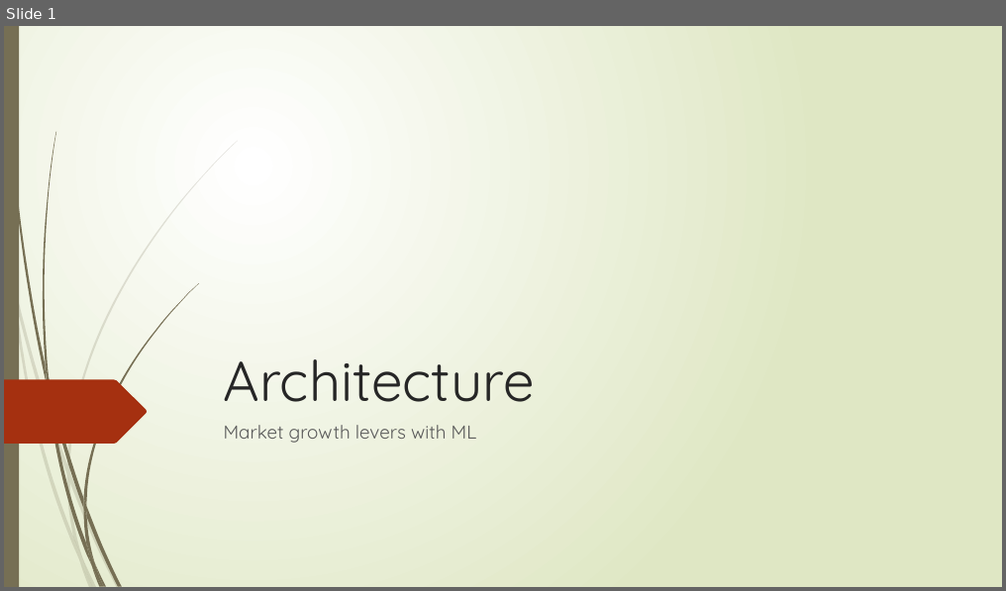
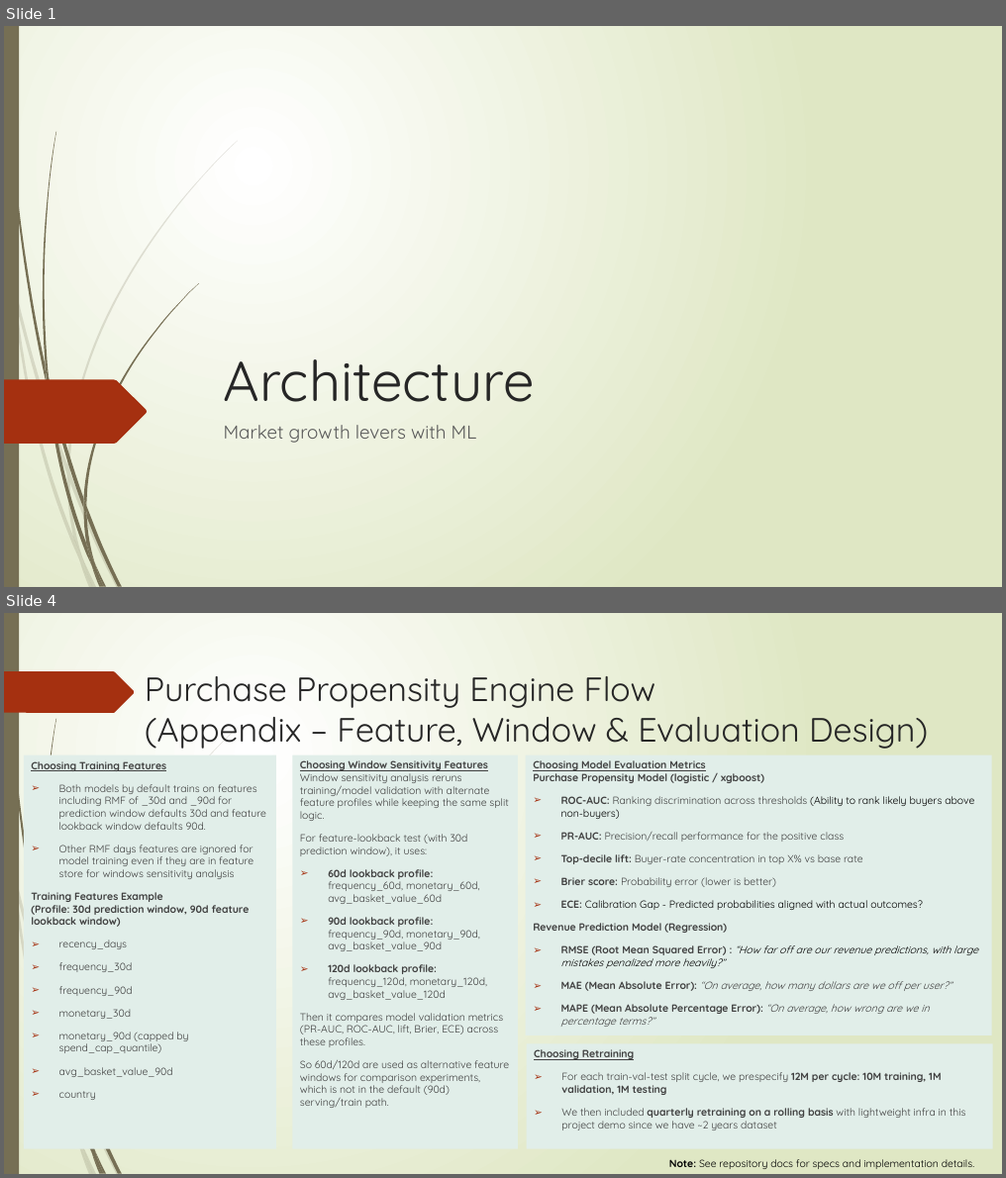
Before and after one commit to Phrey001/mle-marketplace-growth, a slide deck: docs/architecture.pptx. Shown one above the other, each under a label of ours: slide 1 before the commit, slides 1 and 4 after it; the slides between them are not shown. The pictures are 1006x591 and 1006x1178 pixels, drawn with LibreOffice and Linux fonts; fonts in the diff are those of the drawing. Boxes give left, top, right and bottom in pixels: in the first picture for what was removed or moved away, otherwise in the second. Text is boxed around its words. In the diff, an @@ line names an element or a change of style, - is before the commit and + after.

Commit message:
just redesigned purpose propensity engine architecture, to refactor specs, docs, implementation

```diff
--- a/docs/architecture.pptx
+++ b/docs/architecture.pptx
@@ slide 4 added at [4, 613, 1002, 1174], background gradient #FFFFFF to #DFE8C4; not listed: 17 template elements that a slide beside it also shows @@
@@ freeform shape added at [4, 671, 135, 713], fill #A53010 @@
@@ title added at [145, 676, 928, 749], 32.4 pt, text #262626 @@
+Purchase Propensity Engine Flow
+(Appendix – Feature, Window & Evaluation Design)
@@ text added at [24, 756, 275, 1149], fill #E1EEE9, 10 pt, text #404040 @@
+Choosing Training Features
+➢ Both models by default trains on features including RMF of _30d and _90d for prediction window defaults 30d and feature lookback window defaults 90d.
+➢ Other RMF days features are ignored for model training even if they are in feature store for windows sensitivity analysis
+Training Features Example
+(Profile: 30d prediction window, 90d feature lookback window)
+➢ recency_days
+➢ frequency_30d
+➢ frequency_90d
+➢ monetary_30d
+➢ monetary_90d (capped by spend_cap_quantile)
+➢ avg_basket_value_90d
+➢ country
@@ rectangle added at [292, 756, 518, 1150], fill #E1EEE9, 10 pt, text #404040 @@
+Choosing Window Sensitivity Features
+Window sensitivity analysis reruns training/model validation with alternate feature profiles while keeping the same split logic.
+For feature-lookback test (with 30d prediction window), it uses:
+➢ 60d lookback profile: frequency_60d, monetary_60d, avg_basket_value_60d
+➢ 90d lookback profile: frequency_90d, monetary_90d, avg_basket_value_90d
+➢ 120d lookback profile: frequency_120d, monetary_120d, avg_basket_value_120d
+Then it compares model validation metrics (PR-AUC, ROC-AUC, lift, Brier, ECE) across these profiles.
+So 60d/120d are used as alternative feature windows for comparison experiments, which is not in the default (90d) serving/train path.
@@ rectangle added at [526, 756, 992, 1036], fill #E1EEE9, 10 pt, text #404040 @@
+Choosing Model Evaluation Metrics
+Purchase Propensity Model (logistic / xgboost)
+➢ ROC-AUC: Ranking discrimination across thresholds (Ability to rank likely buyers above non-buyers)
+➢ PR-AUC: Precision/recall performance for the positive class
+➢ Top-decile lift: Buyer-rate concentration in top X% vs base rate
+➢ Brier score: Probability error (lower is better)
+➢ ECE: Calibration Gap - Predicted probabilities aligned with actual outcomes?
+Revenue Prediction Model (Regression)
+➢ RMSE (Root Mean Squared Error) : “How far off are our revenue predictions, with large mistakes penalized more heavily?”
+➢ MAE (Mean Absolute Error): “On average, how many dollars are we off per user?”
+➢ MAPE (Mean Absolute Percentage Error): “On average, how wrong are we in percentage terms?”
@@ rectangle added at [527, 1045, 993, 1149], fill #E1EEE9, 10 pt, text #404040 @@
+Choosing Retraining
+➢ For each train-val-test split cycle, we prespecify 12M per cycle: 10M training, 1M validation, 1M testing
+➢ We then included quarterly retraining on a rolling basis with lightweight infra in this project demo since we have ~2 years dataset
@@ text added at [669, 1159, 974, 1169], 10 pt, text #000000 @@
+Note: See repository docs for specs and implementation details.
```
Also in this commit, not shown: 3 slides changed, 1 other file.
